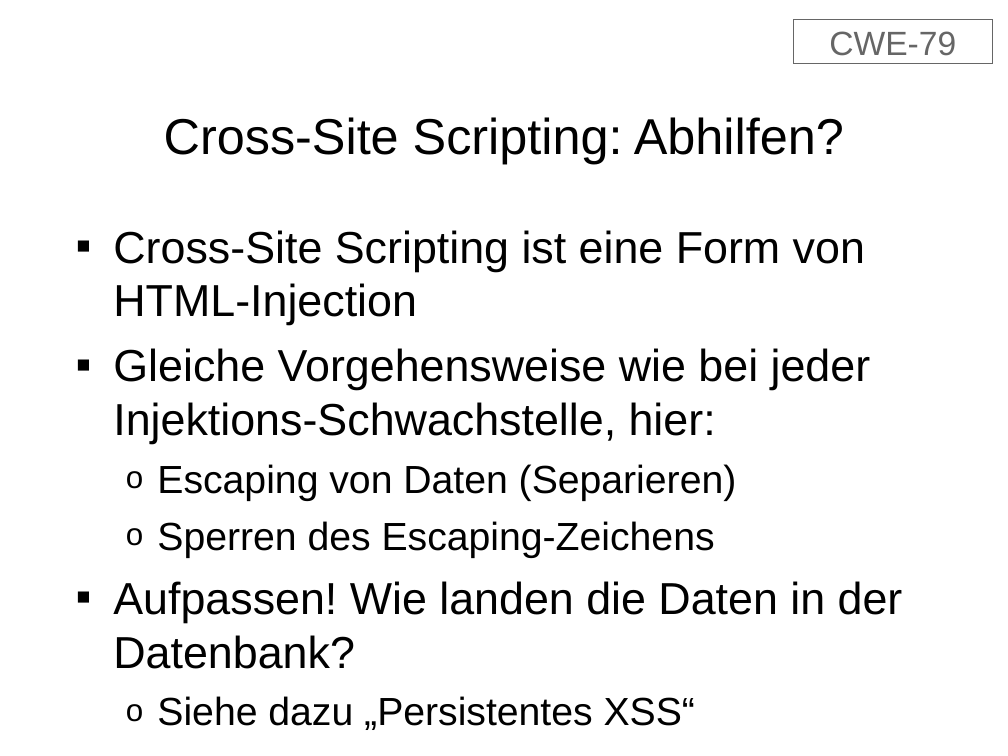
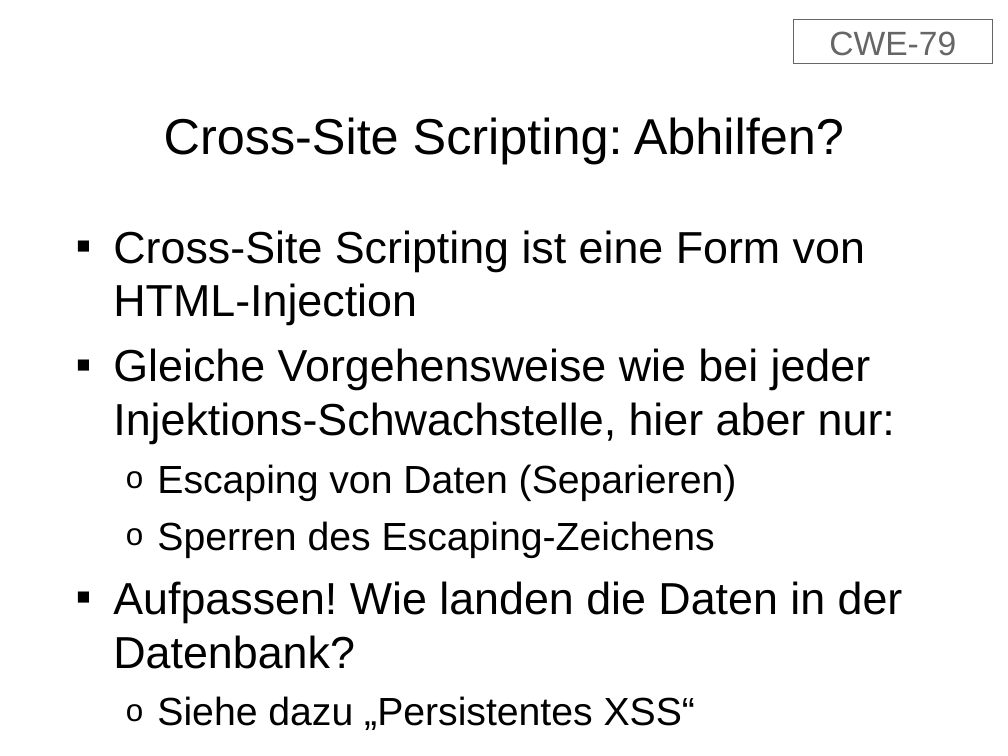
Before and after one commit to dlindner/vorlesung-se2-dhbw, a slide deck: slide 25 of added_2014/Top 25 Software Errors (2014).odp. Drawn at 1008x756 pixels with LibreOffice and Linux fonts; fonts in the diff are those of the drawing; background and template pictures are left out. Boxes give left, top, right and bottom in pixels: in the first picture for what was removed or moved away, otherwise in the second. Text is boxed around its words. In the diff, an @@ line names an element or a change of style, - is before the commit and + after.

```diff
--- a/added_2014/Top 25 Software Errors (2014).odp
+++ b/added_2014/Top 25 Software Errors (2014).odp
@@ text at (113,348,895,444): text changed @@
-▪ Gleiche Vorgehensweise wie bei jeder Injektions-Schwachstelle, hier:
+▪ Gleiche Vorgehensweise wie bei jeder Injektions-Schwachstelle, hier aber nur:
```
Also in this commit, not shown: 1 other slide changed.
